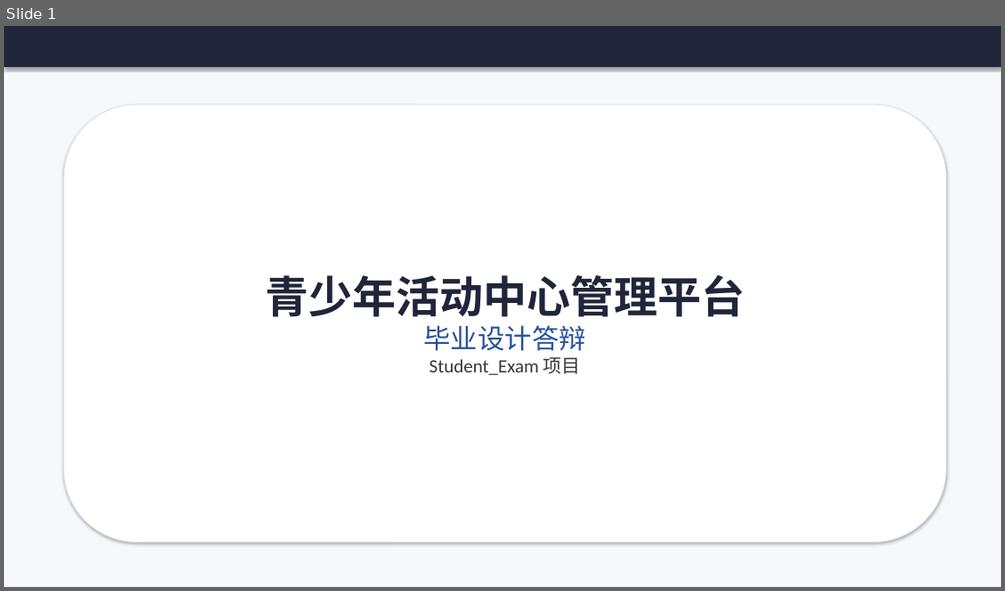
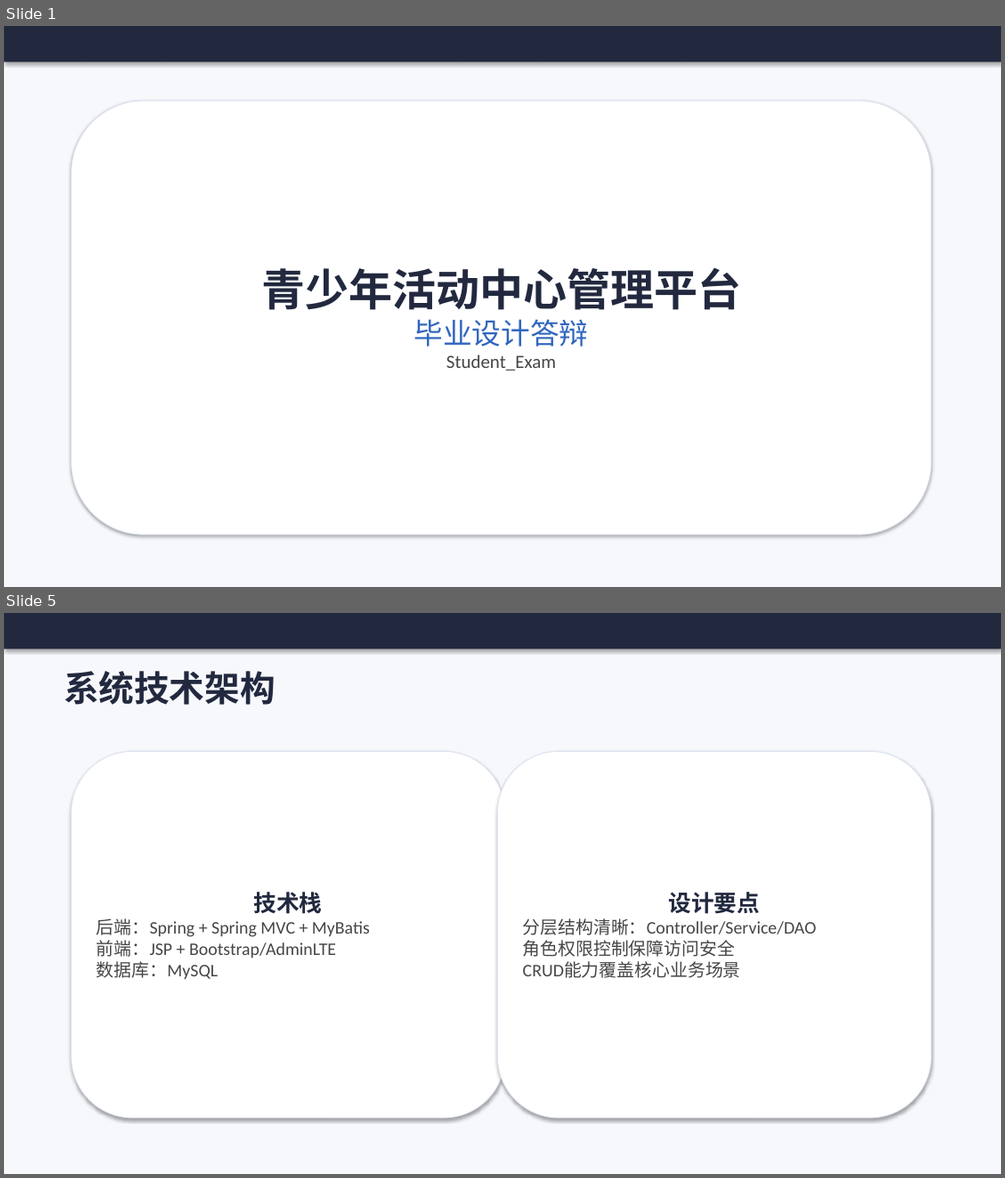
Before and after one commit to cxkqq/Student_Exam, a slide deck: defense_ppt.pptx. Shown one above the other, each under a label of ours: slide 1 before the commit, slides 1 and 5 after it; the slides between them are not shown. The pictures are 1005x591 and 1005x1178 pixels, drawn with LibreOffice and Linux fonts; fonts in the diff are those of the drawing. Boxes give left, top, right and bottom in pixels: in the first picture for what was removed or moved away, otherwise in the second. Text is boxed around its words. In the diff, an @@ line names an element or a change of style, - is before the commit and + after.

```diff
--- a/defense_ppt.pptx
+++ b/defense_ppt.pptx
@@ slide 5 added at (4,613,1001,1174), background #FFFFFF @@
@@ rectangle added at (4,613,1001,1174), fill #F6F8FC @@
@@ rectangle added at (4,613,1001,649), fill #22293F @@
@@ text added at (64,671,275,705), 34 pt, text #22293F, bold @@
+系统技术架构
@@ rounded rectangle added at (72,751,505,1118), fill #FFFFFF, outline #DCE2F0 0.75 pt, 17 pt, text #464646 @@
+技术栈
+后端：Spring + Spring MVC + MyBatis
+前端：JSP + Bootstrap/AdminLTE
+数据库：MySQL
@@ rounded rectangle added at (498,751,931,1118), fill #FFFFFF, outline #DCE2F0 0.75 pt, 17 pt, text #464646 @@
+设计要点
+分层结构清晰：Controller/Service/DAO
+角色权限控制保障访问安全
+CRUD能力覆盖核心业务场景
@@ slide 1 changed as well @@
@@ rectangle: place and size @@
-rectangle at (4,26,1001,67)
+rectangle at (4,26,1001,62)
@@ rectangle at (4,26,1001,62): fill #20253A to #22293F @@
@@ rounded rectangle "青少年活动中心管理平台": place and size @@
-rounded rectangle "青少年活动中心管理平台" at (64,104,947,542)
+rounded rectangle "青少年活动中心管理平台" at (72,101,931,534)
@@ text in rounded rectangle at (261,267,741,346): text colour #20253A to #22293F in "青少年活动中心管理平台"; size 26 to 28 pt, text colour #2850A0 to #3166BE in "毕业设计答辩" @@
@@ text in rounded rectangle at (446,354,556,370): text changed; text colour #373737 to #464646 @@
-Student_Exam 项目
+Student_Exam
```
Also in this commit, not shown: 5 other slides changed, 8 other slides added, 4 slides removed.
